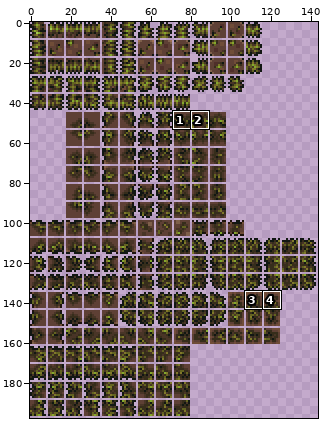
A sprite sheet gets an edit: Assets/Textures/Tiles/Sylvanwalde/LoamGrassTile.png. The first picture is a wide view before the edit; the outline marks the close-up.
Close-up. Old version:
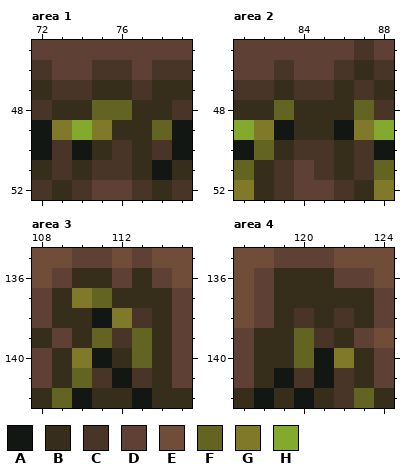
The file is 288x396 pixels, drawn in blocks of 2x2; one block is one cell here. Shown: area 1: x 72..79, y 45..52; area 2: x 81..88, y 45..52; area 3: x 108..115, y 135..142; area 4: x 117..124, y 135..142. The commit also changed other parts of the picture, which this record leaves out.
Palette (. is transparent): A #121713  B #362d1b  C #493527  D #5e4035  E #704d38  F #636421  G #80792a  H #83a92d
Pixels before, area 1, first column x 72:
45 DDDDDDDD
46 CDDCCDCC
47 BCCBBCBB
48 CBBFFBBC
49 AGHGBBFA
50 ACABCBCA
51 BCBCCBAB
52 CBCDDCBC
Pixels before, area 2, first column x 81:
45 DDDDDDCD
46 DDCDDCBC
47 CCBCCBCB
48 BBFBBBFC
49 HGABBAGH
50 AFBCCBCA
51 FBCDCBCF
52 GBCDDCBG
Pixels before, area 3, first column x 108:
135 EEDDEDEE
136 EDBBDBDE
137 DBGFBBBD
138 DBBAGCBD
139 BDBFCFBD
140 DBGABFBD
141 DBFCACBD
142 BFABBABB
Pixels before, area 4, first column x 117:
135 EEDDDEEE
136 EDBBBDDE
137 EDBBBBBD
138 EDBCBCBD
139 DBBFCBDE
140 DBBFAGBD
141 DBACACBD
142 BABABCFB
Once edited:
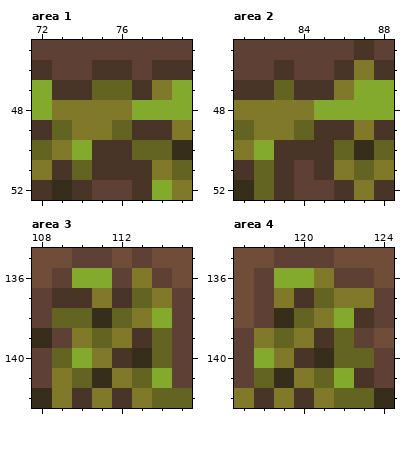
Difference:
Changed rows in their new state; - is an unchanged pixel.
Area 1:
first column x 72:
47 H--FF-GH
48 HGGGGHHH
49 CFG-FCCG
50 FGHC-FFB
51 G-F--CGF
52 ------HG
Area 2:
first column x 81:
46 ------G-
47 --F--GHH
48 GGGGHHHH
49 F-GFCC-C
50 GHC--FBF
51 CF---GFG
52 BF----GC
Area 3:
first column x 109:
136 -HH-G--
137 CCGCFG-
138 FFBFGH-
139 -G-GCF-
140 FHGCBF-
141 G-BGFH-
142 GCGCGFF
Area 4:
first column x 117:
136 --HHG--
137 --GCFGG
138 ---FGHC
139 -GFG-F-
140 -HGCBFF
141 -FBGFHC
142 GCGCGF-
Where, in picture pixels (left, top, right, bottom), the same in both close-ups:
changed: (32, 80, 192, 200)
changed: (234, 60, 394, 200)
changed: (52, 268, 192, 408)
changed: (234, 268, 374, 408)
